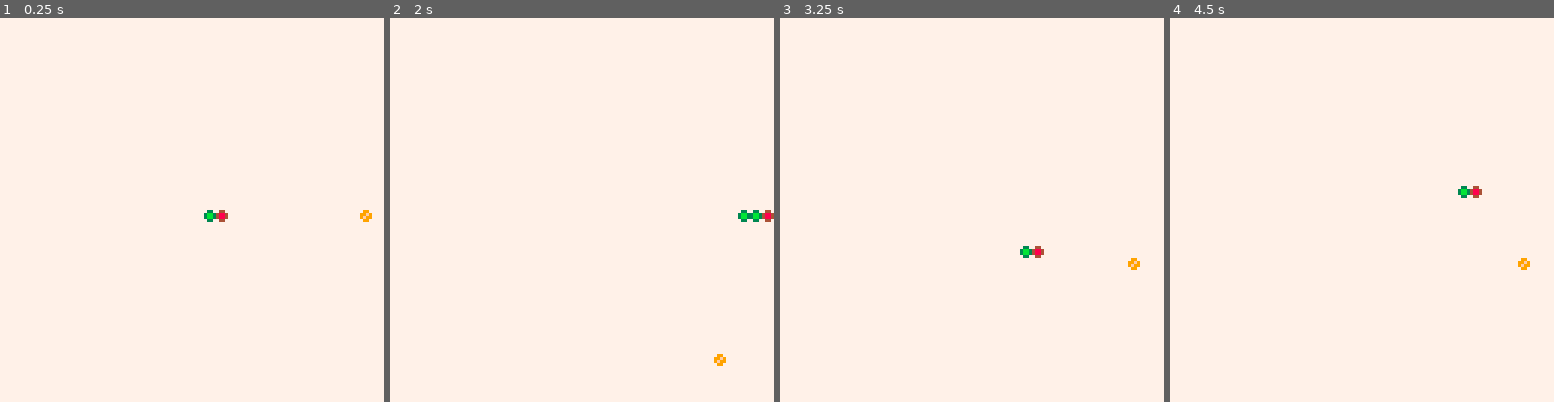
Above: before the commit, frames 1-4 (left to right).
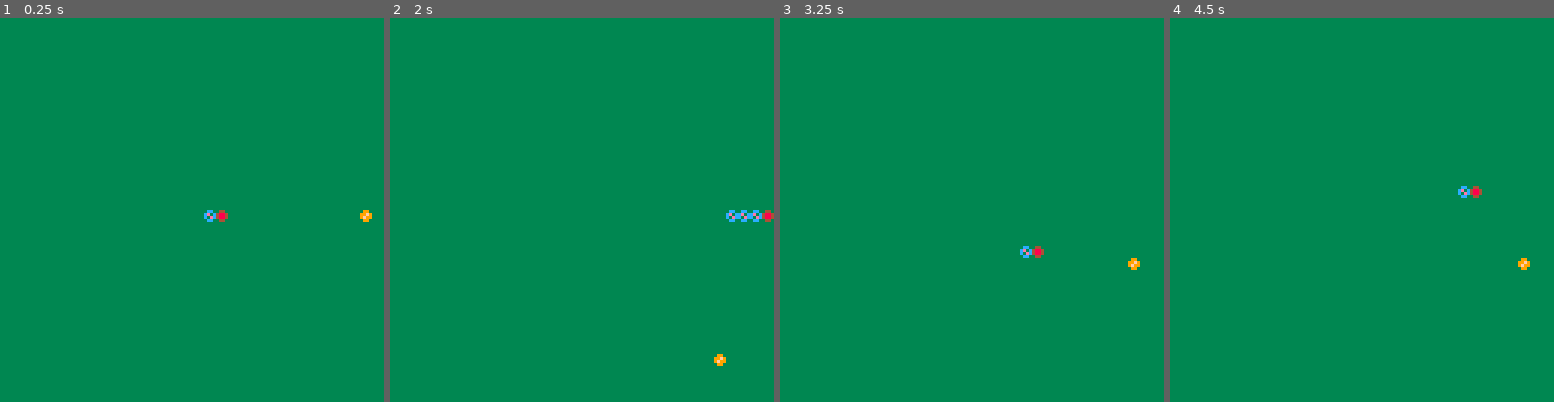
Above: after the commit, the same moments.

Repository: Sonat-Consulting/fagdag-pico8
Game: PICO-8 cartridge planlegging/Snake/snake_sprites.p8
The game is run twice, just before and just after one commit, with the same random seed, the same clock (stepped at 60 frames per second) and the same inputs.
Inputs:
- Up to frame 1 (0.25 s): no input
- Up to frame 2 (2 s): tap X (X key) at 1.07 s; hold Left from 1.97 s (still down)
- Up to frame 3 (3.25 s): tap X (X key) every 0.33 s from 2.07 to 3.07 s; release Left at 2.37 s; hold Down 2.42-2.82 s; hold Right from 2.87 s (still down)
- Up to frame 4 (4.5 s): tap X (X key) every 0.33 s from 3.4 to 4.4 s; release Right at 3.53 s; hold Up 3.58-4.08 s; hold Right from 4.13 s (still down)

The runs differ from the first frame. In frame 1, 100% of the frame differs, in the area x 0-100%, y 0-100%; in frame 2, 100%; in frame 3, 100%; in frame 4, 100%.

Commit message:
bugfix in snake movement

Diff:
--- a/planlegging/Snake/snake_sprites.p8
+++ b/planlegging/Snake/snake_sprites.p8
@@ -17,6 +17,8 @@
     spawnfood()
     dirx = 1
     diry = 0
+    movingx = dirx
+    movingy = diry
     alive = true
 end
 
@@ -54,6 +56,8 @@
 
     x += dirx
     y += diry
+    movingx = dirx
+    movingy = diry
 
     if x < 0 or x >= width  or y < 0 or y >= height then
         gameover()
@@ -64,7 +68,7 @@
     if not alive then return end
 
     if x == foodx and y == foody then
- 	    length += 1
+ 	    length += 3
  	    spawnfood()
     end
     add(trail, {x = x, y = y})
@@ -83,16 +87,16 @@
 end
 
 function checkinput()
-	if btn(⬆️) and diry != 1 then
+	if btn(⬆️) and movingy != 1 then
 		diry = -1
 		dirx = 0
-	elseif btn(⬇️) and diry != -1 then
+	elseif btn(⬇️) and movingy != -1 then
 		diry = 1
 		dirx = 0
-	elseif btn(⬅️) and dirx != 1 then
+	elseif btn(⬅️) and movingx != 1 then
 	    dirx = -1
 	    diry = 0
-	elseif btn(➡️) and dirx != -1 then
+	elseif btn(➡️) and movingx != -1 then
 	    dirx = 1
 	    diry = 0
 	end
@@ -100,7 +104,7 @@
 
 function _draw()
     if not alive then return end
-    cls(7)
+    cls(3)
 	for segment in all(trail) do
 		drawsegment(segment)
 	end
@@ -121,7 +125,7 @@
 	spr(2, foodx * tilesize, foody * tilesize)
 end
 __gfx__
-03300000044000000990000000000000000000000000000000000000000000000000000000000000000000000000000000000000000000000000000000000000
-3bb300004884000099f9000000000000000000000000000000000000000000000000000000000000000000000000000000000000000000000000000000000000
-3bb30000488400009f99000000000000000000000000000000000000000000000000000000000000000000000000000000000000000000000000000000000000
-03300000044000000990000000000000000000000000000000000000000000000000000000000000000000000000000000000000000000000000000000000000
+0cc00000044000000990000000000000000000000000000000000000000000000000000000000000000000000000000000000000000000000000000000000000
+ce0c00004884000099f9000000000000000000000000000000000000000000000000000000000000000000000000000000000000000000000000000000000000
+c0ec0000488400009f99000000000000000000000000000000000000000000000000000000000000000000000000000000000000000000000000000000000000
+0cc00000044000000990000000000000000000000000000000000000000000000000000000000000000000000000000000000000000000000000000000000000
